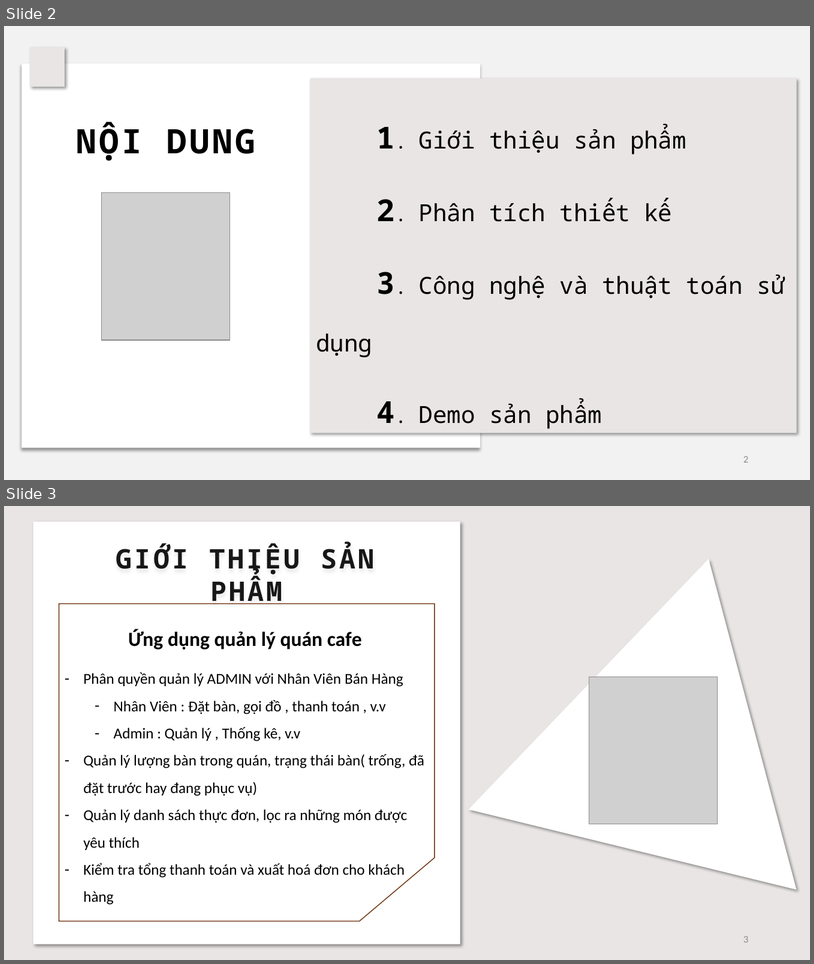
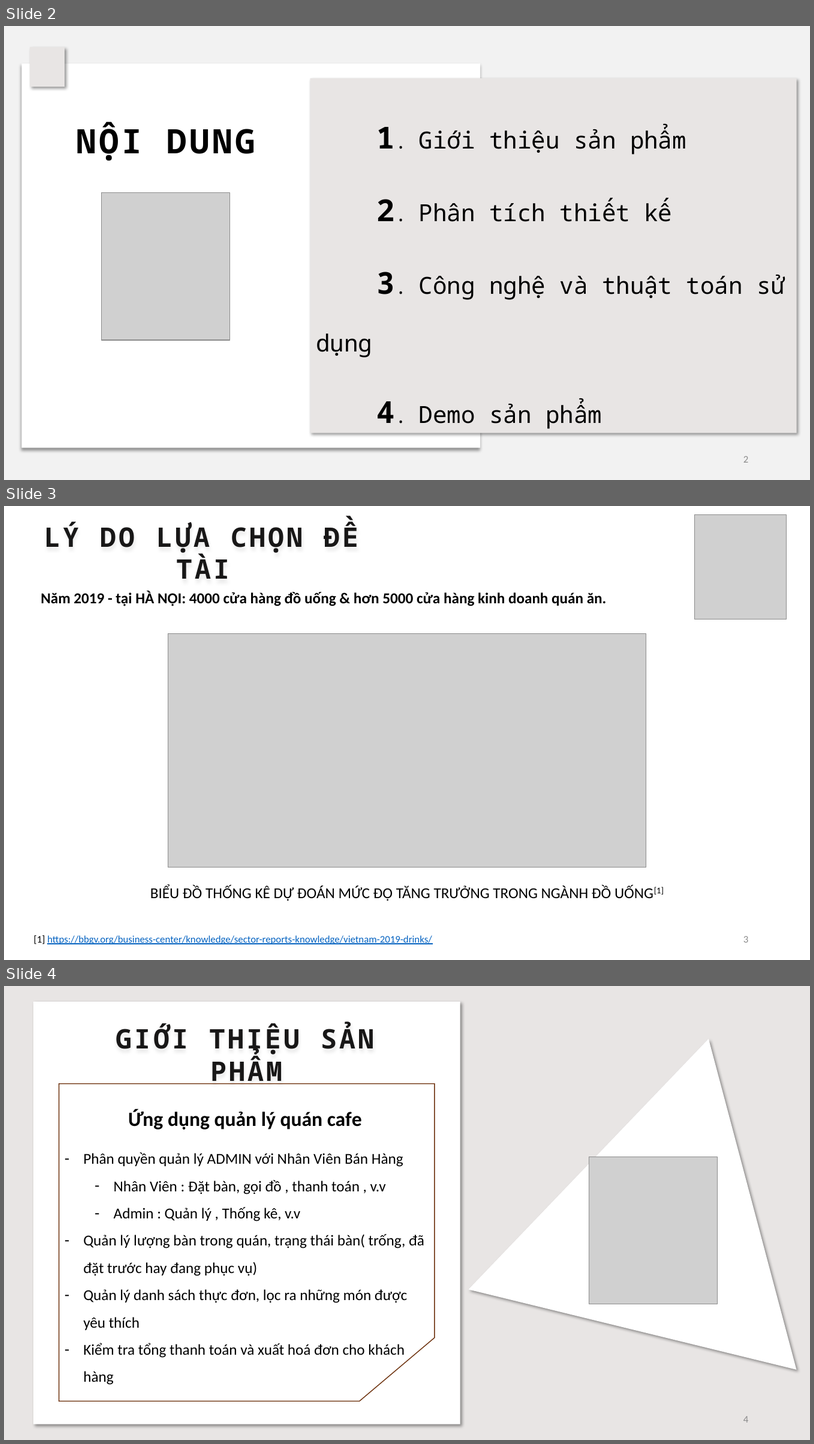
Before and after one commit to thanhhff/Cafe-Manager, a slide deck: report/FinalReport.pptx. Shown one above the other, each under a label of ours: slides 2 and 3 before the commit, slides 2, 3 and 4 after it. The pictures are 814x964 and 814x1444 pixels, drawn with LibreOffice and Linux fonts; fonts in the diff are those of the drawing; grey boxes stand for pictures. Boxes give left, top, right and bottom in pixels: in the first picture for what was removed or moved away, otherwise in the second. Text is boxed around its words. In the diff, an @@ line names an element or a change of style, - is before the commit and + after.

```diff
--- a/report/FinalReport.pptx
+++ b/report/FinalReport.pptx
@@ slide 3 added at <box>4,506,810,960</box>, background #FFFFFF @@
@@ text added at <box>45,522,359,579</box>, 32 pt, text #181717, bold @@
+LÝ DO LỰA CHỌN ĐỀ TÀI
@@ picture added at <box>695,515,787,620</box> @@
@@ text added at <box>41,591,607,606</box>, 18 pt, text #000000, bold @@
+Năm 2019 - tại HÀ NỘI: 4000 cửa hàng đồ uống & hơn 5000 cửa hàng kinh doanh quán ăn.
@@ picture added at <box>168,634,647,867</box> @@
@@ text added at <box>150,885,664,901</box>, 18 pt, text #000000 @@
+BIỂU ĐỒ THỐNG KÊ DỰ ĐOÁN MỨC ĐỘ TĂNG TRƯỞNG TRONG NGÀNH ĐỒ UỐNG[1]
@@ text added at <box>34,935,432,944</box>, 12 pt, text #0563C1, underline @@
+[1] https://bbgv.org/business-center/knowledge/sector-reports-knowledge/vietnam-2019-drinks/
@@ page number added at <box>744,936,749,942</box>, 12 pt, text #8C8C8C @@
+3
@@ what was slide 3 is now slide 4 @@
@@ page number at <box>744,1416,749,1422</box>: text changed @@
-3
+4
```
Also in this commit, not shown: 13 slides changed, 1 other slide added.
